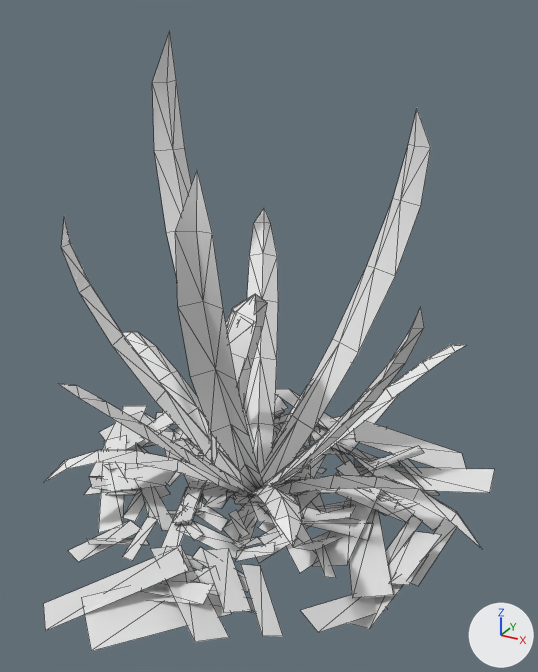
Before and after pictures for a commit that changed the OBJ model game/assets/models/plants/SM_Plant_BromeliadGroundRosette_Leaf.obj.
Both versions are drawn from a 50 mm lens placed at (1.6, -2.78, 2.31), pointed at (0.07, 0.0, 0.92). The lights are fixed; the arrows at lower right show +X, +Y and +Z. The first picture is the older version. Mesh edges are drawn as thin lines. Where no turn or scale is listed for an object, it has been applied to the vertices. Vertices at exactly the same position are counted once.

In view in the first picture: 'SM_Plant_BromeliadGroundRosette_Leaf'.
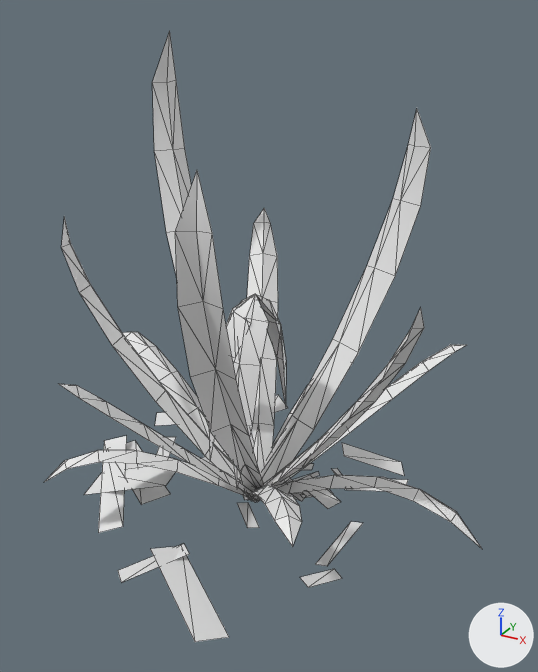
The change, as a list of edits to the scene's bpy script:
```text
Change me_sm_plant_bromeliadgroundrosette_leaf:
    used by ob_sm_plant_bromeliadgroundrosette_leaf; location = (0.0, 0.0, 0.0)
    remove me_sm_plant_bromeliadgroundrosette_leaf.from_pydata(...)  # 880 vertices, 630 faces; spans x -1.21..1.15, y -1.23..1.25, z -0.11..2.21
    add me_sm_plant_bromeliadgroundrosette_leaf.from_pydata(...)  # 384 vertices, 382 faces; spans x -0.97..1.15, y -1.03..1.1, z -0.09..2.21
    me_sm_plant_bromeliadgroundrosette_leaf part 1: 123 loose pieces with 492 vertices, spanning x -1.21..1.0, y -1.21..1.25, z -0.06..0.18, are deleted
    me_sm_plant_bromeliadgroundrosette_leaf part 2
    37 vertices are removed from x -0.22..0.82, y -0.35..0.45, z 0.01..1.05
    50 faces are deleted
    78 vertices move from x -1.1..1.08, y -1.23..1.0, z -0.11..0.84 to x -0.7..0.68, y -0.87..0.69, z -0.05..0.86
    33 vertices are added at x -0.25..0.13, y -0.24..0.21, z 0.22..1.06
    48 new faces join them
```

Changed parts and their boxes (x1, y1, x2, y2) in the pictures (538 x 672 px; the box of a moved part takes in the faces that stretch with it):
'SM_Plant_BromeliadGroundRosette_Leaf', reshaped
    before: (43, 31, 495, 651)
    after: (45, 31, 482, 642)
part 1 of me_sm_plant_bromeliadgroundrosette_leaf, deleted
    before: (68, 389, 457, 651)
part 2 of me_sm_plant_bromeliadgroundrosette_leaf, moved or reshaped
    before: (43, 294, 495, 633)
    after: (118, 294, 408, 587)
